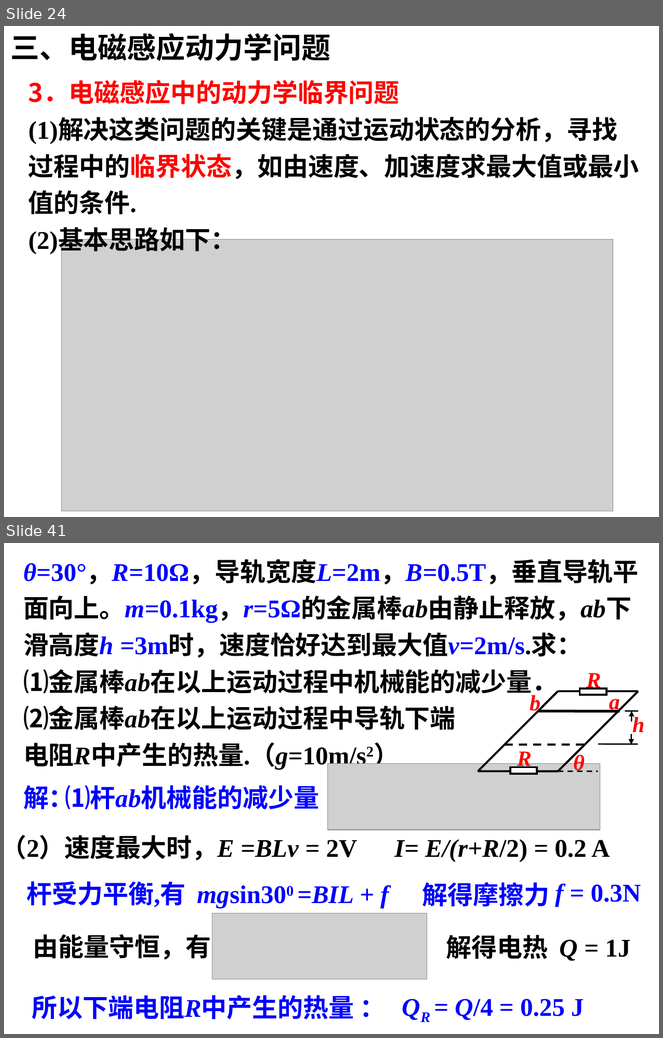
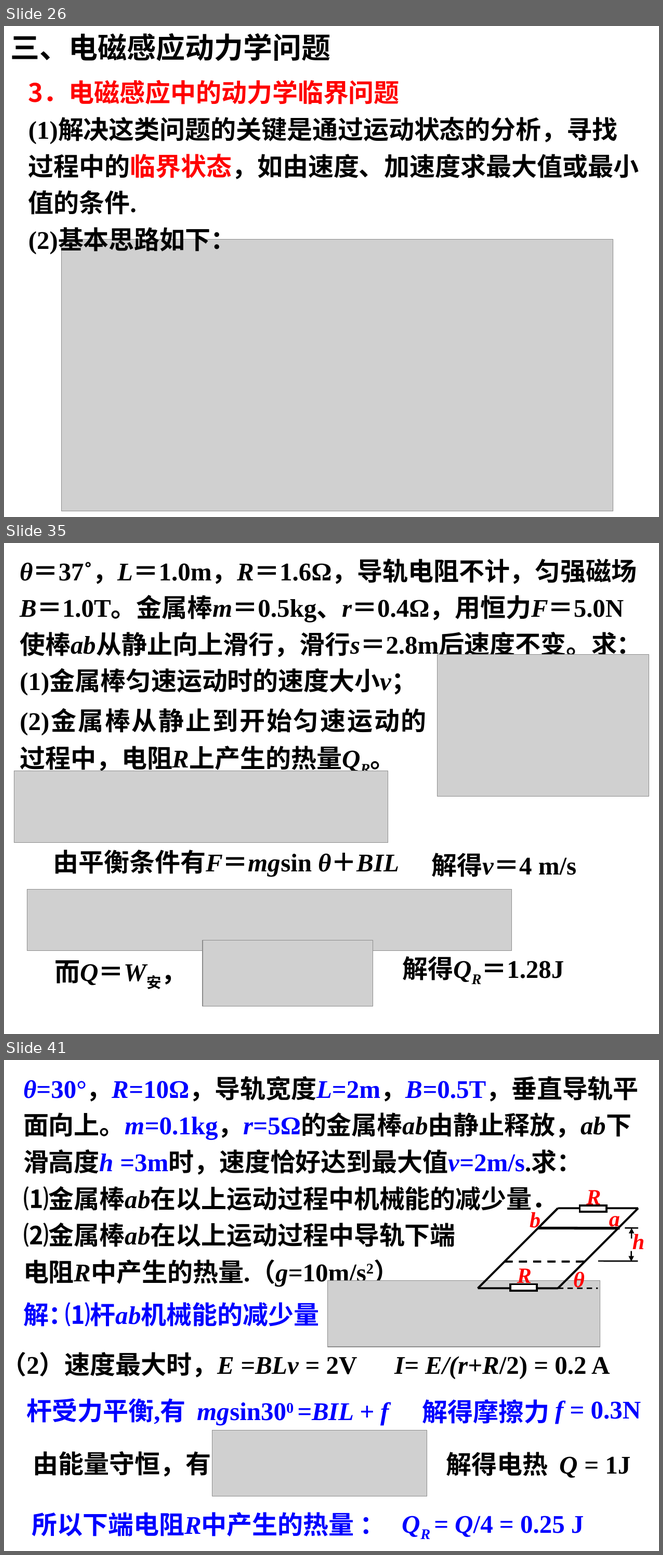
Before and after one commit to saddestboy/wuli2, a slide deck: 4.5A电磁感应问题的综合应用/习题课 电磁感应规律的综合应用.ppt. Shown one above the other, each under a label of ours: slides 24 and 41 before the commit, slides 26, 35 and 41 after it; the slides between them are not shown. The pictures are 663x1038 and 663x1555 pixels, drawn with LibreOffice and Linux fonts; fonts in the diff are those of the drawing; grey boxes stand for pictures. Boxes give left, top, right and bottom in pixels: in the first picture for what was removed or moved away, otherwise in the second. Text is boxed around its words. In the diff, an @@ line names an element or a change of style, - is before the commit and + after.

```diff
--- a/4.5A电磁感应问题的综合应用/习题课 电磁感应规律的综合应用.ppt
+++ b/4.5A电磁感应问题的综合应用/习题课 电磁感应规律的综合应用.ppt
@@ slide 35 added at (4,543,659,1034), background #FFFFFF @@
@@ text added at (20,561,642,695), 28 pt, text #000000, bold @@
+θ＝37˚，L＝1.0m，R＝1.6Ω，导轨电阻不计，匀强磁场B＝1.0T。金属棒m＝0.5kg、r＝0.4Ω，用恒力F＝5.0N使棒ab从静止向上滑行，滑行s＝2.8m后速度不变。求： (1)金属棒匀速运动时的速度大小v；
@@ picture added at (438,654,649,797) @@
@@ text added at (20,710,427,774), 28 pt, text #000000, bold @@
+(2)金属棒从静止到开始匀速运动的过程中，电阻R上产生的热量QR。
@@ picture added at (14,771,388,843) @@
@@ text added at (53,850,399,877), 28 pt, text #000000, bold @@
+由平衡条件有F＝mgsin θ＋BIL
@@ text added at (432,853,577,877), 28 pt, text #000000, bold @@
+解得v＝4 m/s
@@ picture added at (27,890,512,951) @@
@@ picture added at (203,941,373,1007) @@
@@ text added at (54,961,146,986), 28 pt, text #000000, bold @@
+而Q＝W安，
@@ text added at (402,956,564,982), 28 pt, text #000000, bold @@
+解得QR＝1.28J
@@ what was slide 24 is now slide 26 @@
```
Also in this commit, not shown: 18 slides changed, 5 other slides added, 9 slides removed.
